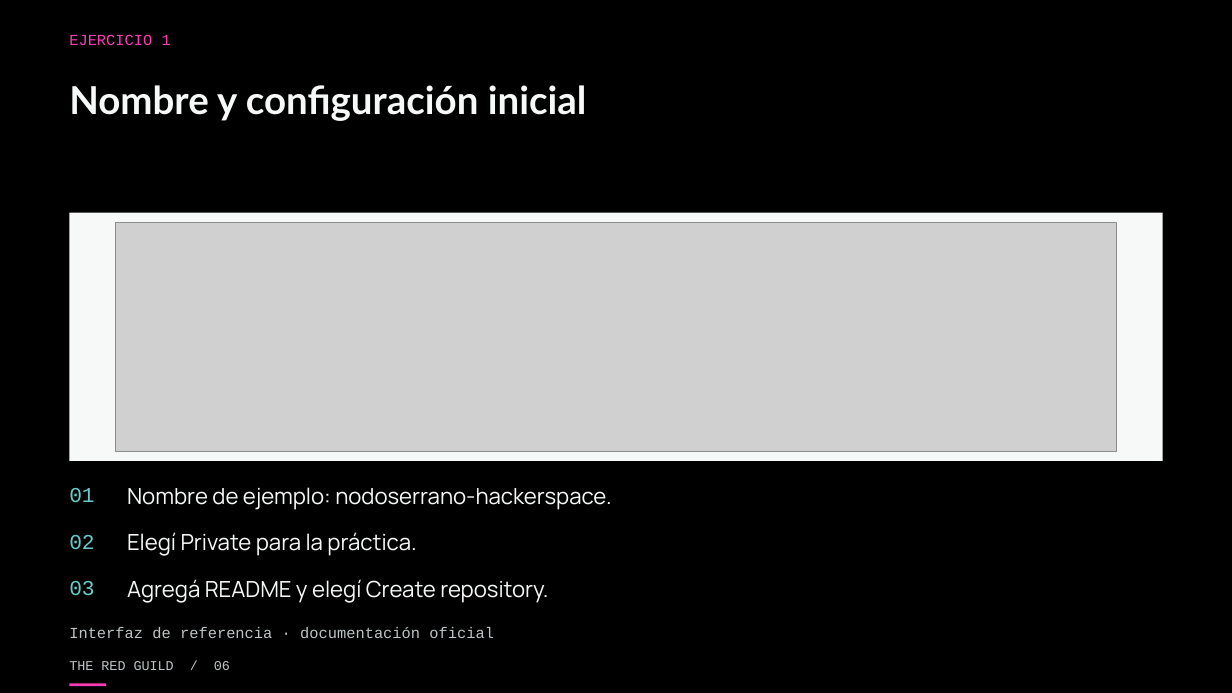
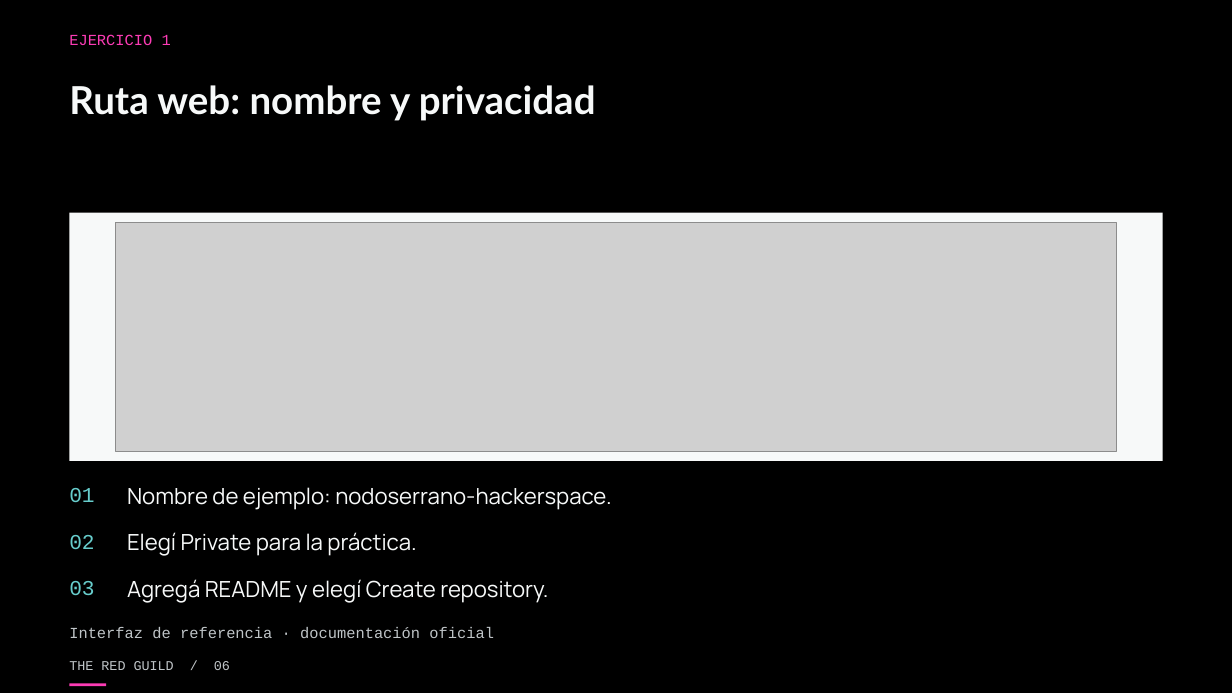
Before and after one commit to theredguild/github-ai-automation-lab, a slide deck: slide 6 of slides/workshop.pptx. Drawn at 1232x693 pixels with LibreOffice and Linux fonts; fonts in the diff are those of the drawing; grey boxes stand for pictures. Boxes give left, top, right and bottom in pixels: in the first picture for what was removed or moved away, otherwise in the second. Text is boxed around its words. In the diff, an @@ line names an element or a change of style, - is before the commit and + after.

```diff
--- a/slides/workshop.pptx
+++ b/slides/workshop.pptx
@@ text at (69,85,596,121): text changed @@
-Nombre y configuración inicial
+Ruta web: nombre y privacidad
```
Also in this commit, not shown: 8 other slides changed, 27 other files.
